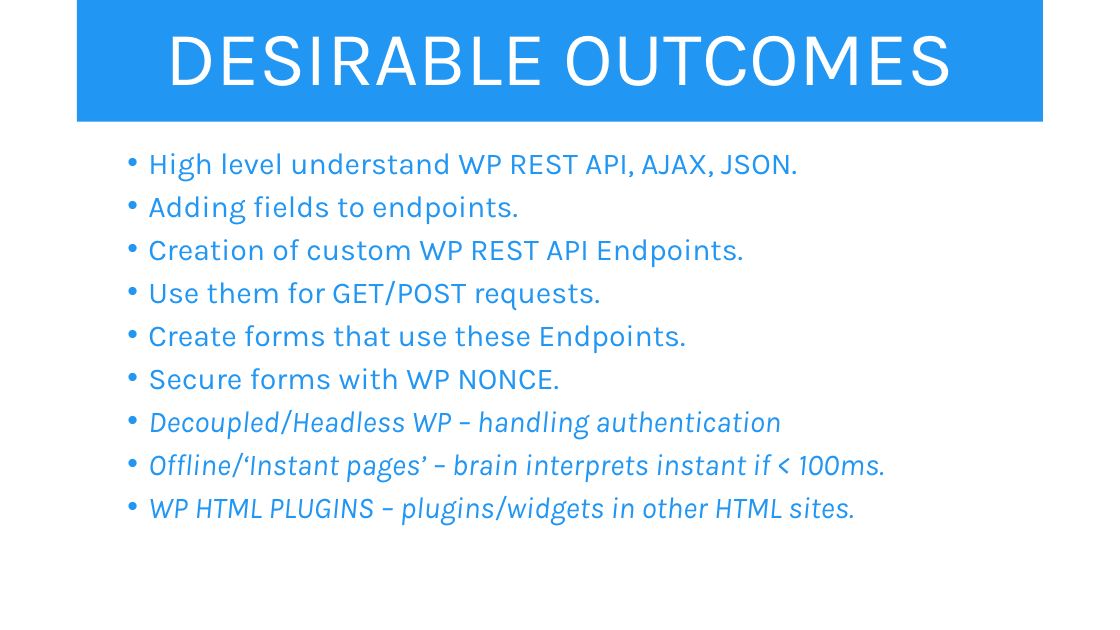
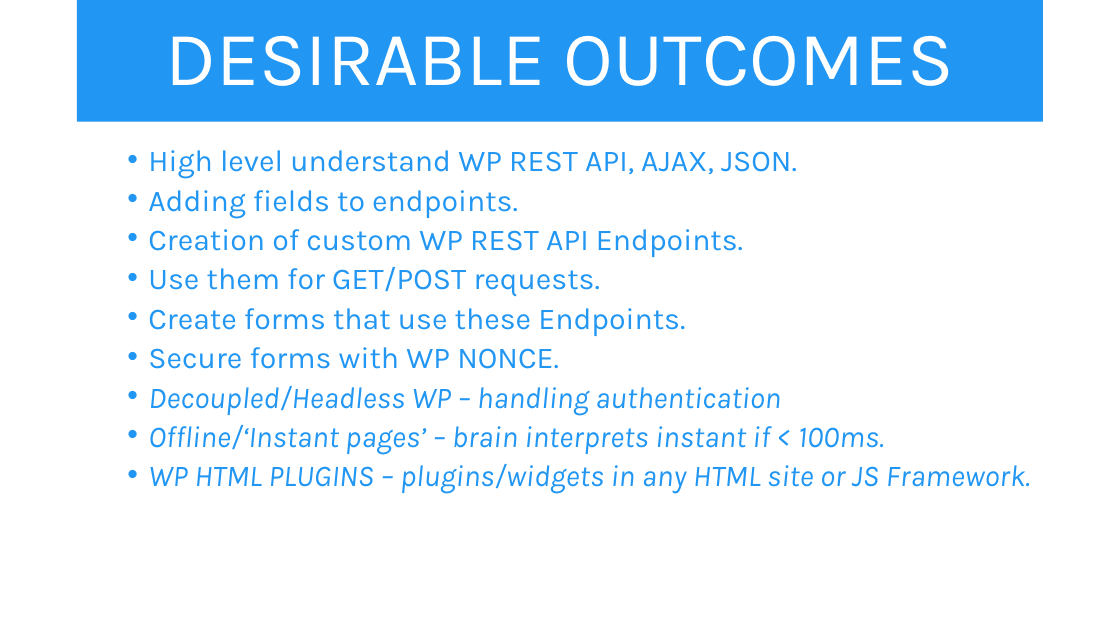
Before and after one commit to iwswordpress/rest, a slide deck: slide 2 of rest-api-workshop.pptx. Drawn at 1120x630 pixels with LibreOffice and Linux fonts; fonts in the diff are those of the drawing. Boxes give left, top, right and bottom in pixels: in the first picture for what was removed or moved away, otherwise in the second. Text is boxed around its words. In the diff, an @@ line names an element or a change of style, - is before the commit and + after.

```diff
--- a/rest-api-workshop.pptx
+++ b/rest-api-workshop.pptx
@@ text at <box>148,150,884,454</box>: line spacing 0.8 to 0.7 @@
@@ text at <box>148,464,1030,494</box>: text changed @@
-  • WP HTML PLUGINS – plugins/widgets in other HTML sites.
+  • WP HTML PLUGINS – plugins/widgets in any HTML site or JS Framework.
```
Also in this commit, not shown: 5 other slides changed, 2 other files.
